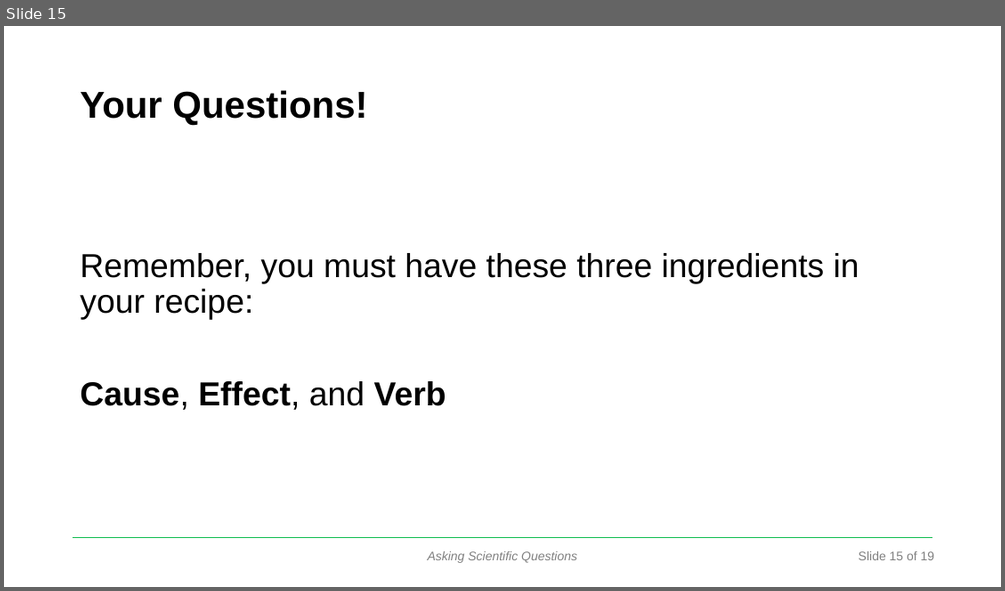
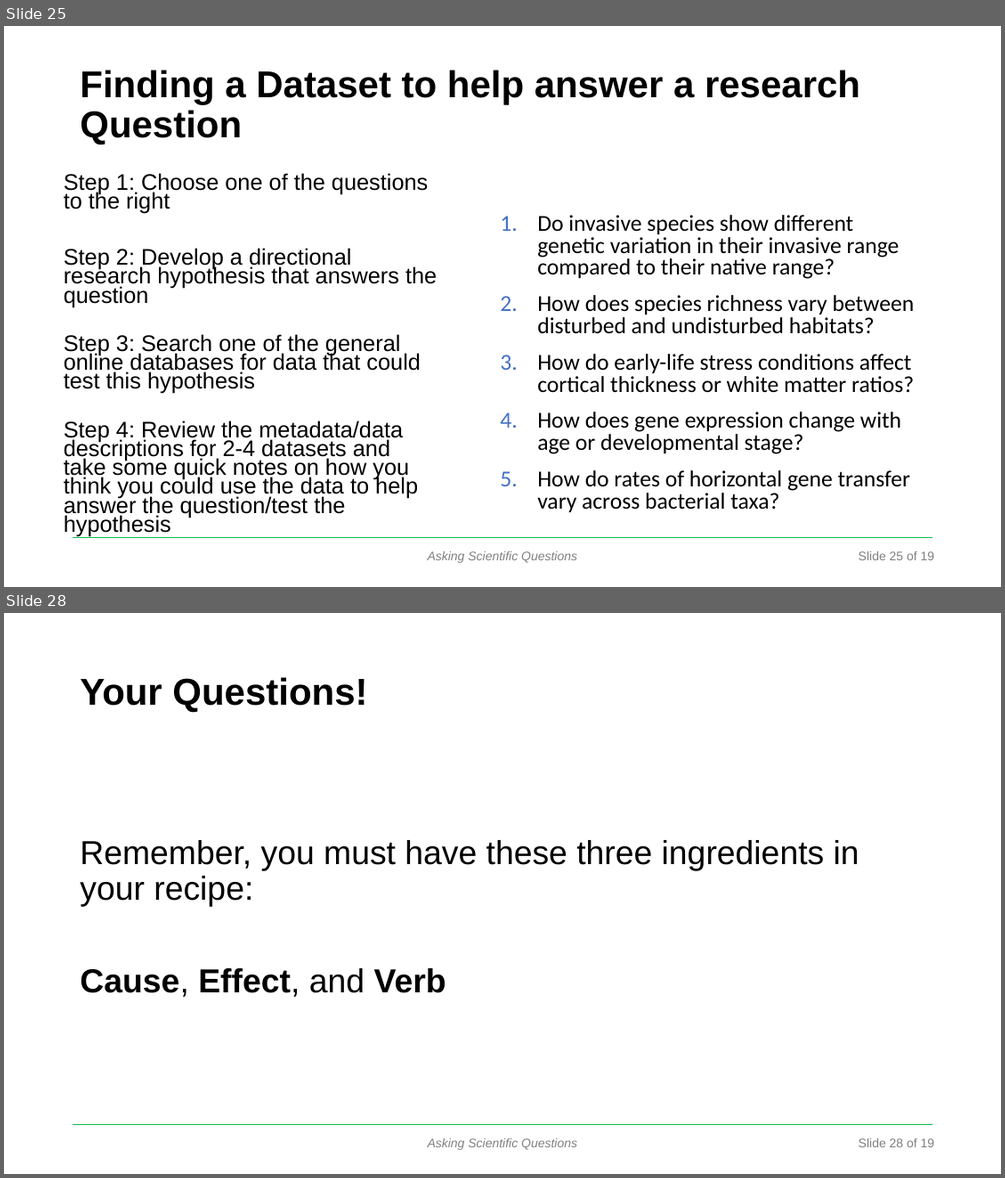
Before and after one commit to DataInvestigations/class_materials, a slide deck: lectures/le2_ask a question lecture/AskingQuestions-ppt-act.pptx. Shown one above the other, each under a label of ours: slide 15 before the commit, slides 25 and 28 after it; the slides between them are not shown. The pictures are 1005x591 and 1005x1178 pixels, drawn with LibreOffice and Linux fonts; fonts in the diff are those of the drawing; background and template pictures are left out. Boxes give left, top, right and bottom in pixels: in the first picture for what was removed or moved away, otherwise in the second. Text is boxed around its words. In the diff, an @@ line names an element or a change of style, - is before the commit and + after.

```diff
--- a/lectures/le2_ask a question lecture/AskingQuestions-ppt-act.pptx
+++ b/lectures/le2_ask a question lecture/AskingQuestions-ppt-act.pptx
@@ slide 25 added at (4,26,1001,587), background #FFFFFF; not listed: 3 template elements that a slide beside it also shows @@
@@ title added at (80,70,860,145), 36 pt, text #000000, bold @@
+Finding a Dataset to help answer a research Question
@@ text added at (64,173,437,537), 21.7 pt, text #000000 @@
+Step 1: Choose one of the questions to the right
+Step 2: Develop a directional research hypothesis that answers the question
+Step 3: Search one of the general online databases for data that could test this hypothesis
+Step 4: Review the metadata/data descriptions for 2-4 datasets and take some quick notes on how you think you could use the data to help answer the question/test the hypothesis
@@ text added at (537,215,914,512), 22 pt, text #000000 @@
+1. Do invasive species show different genetic variation in their invasive range compared to their native range?
+2. How does species richness vary between disturbed and undisturbed habitats?
+3. How do early-life stress conditions affect cortical thickness or white matter ratios?
+4. How does gene expression change with age or developmental stage?
+5. How do rates of horizontal gene transfer vary across bacterial taxa?
@@ what was slide 15 is now slide 28 @@
@@ text at (858,1138,935,1147): text changed @@
-Slide 15 of 19
+Slide 28 of 19
```
Also in this commit, not shown: 1 slide changed, 12 other slides added, 39 other files.
